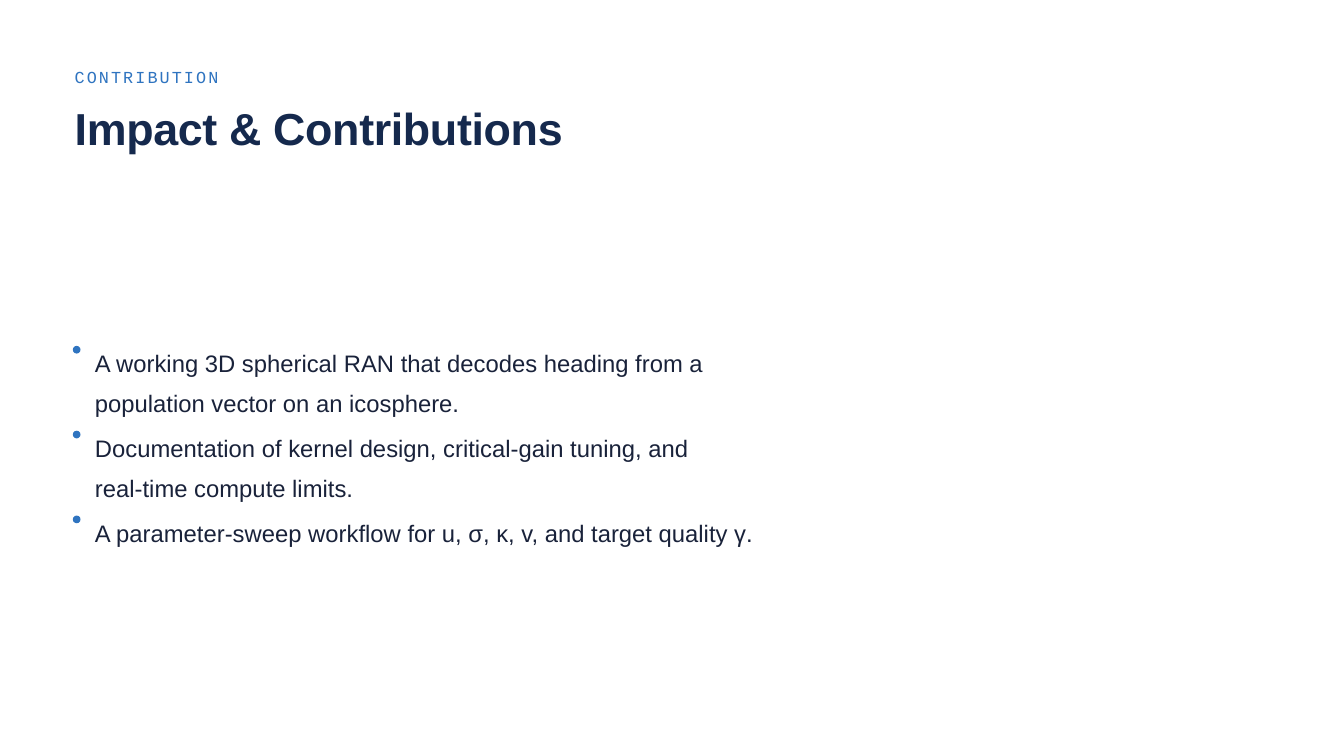
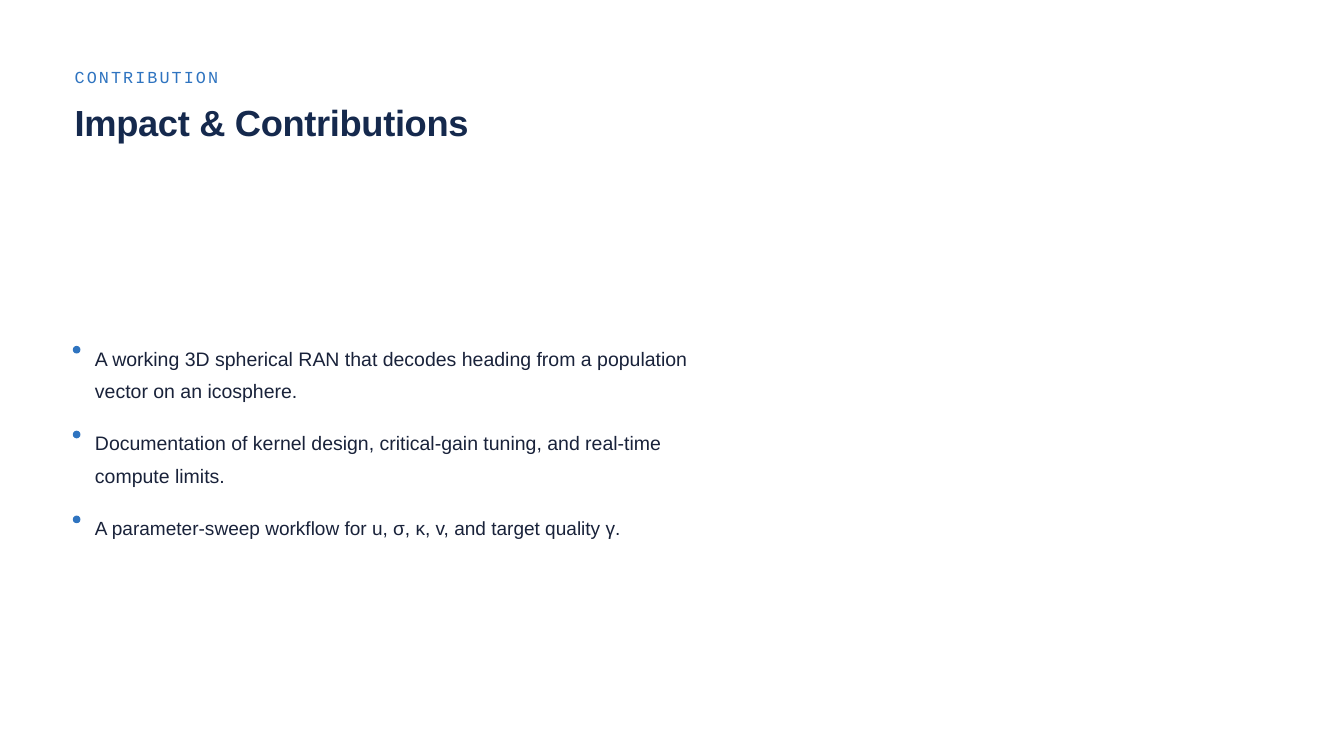
Before and after one commit to noah-ginzburg/RANController, a slide deck: slide 14 of RAN/RAN_Progress/Research_internship_presentation.pptx. Drawn at 1344x756 pixels with LibreOffice and Linux fonts; fonts in the diff are those of the drawing. Boxes give left, top, right and bottom in pixels: in the first picture for what was removed or moved away, otherwise in the second. Text is boxed around its words. In the diff, an @@ line names an element or a change of style, - is before the commit and + after.

```diff
--- a/RAN/RAN_Progress/Research_internship_presentation.pptx
+++ b/RAN/RAN_Progress/Research_internship_presentation.pptx
@@ text "Impact & Contributions" at (75, 109, 469, 143): size 48 to 38.9 pt @@
@@ text "A working 3D spherical RAN ..." at (95, 352, 687, 402): size 25.5 to 20.9 pt @@
@@ text "Documentation of kernel design, critical-gain ..." at (95, 436, 661, 487): size 25.5 to 20.9 pt @@
@@ text "A parameter-sweep workflow for u, ..." at (95, 521, 621, 539): size 25.5 to 20.4 pt @@
```
Also in this commit, not shown: 11 other slides changed, 3 slides added, 4 slides removed, 5 other files.
